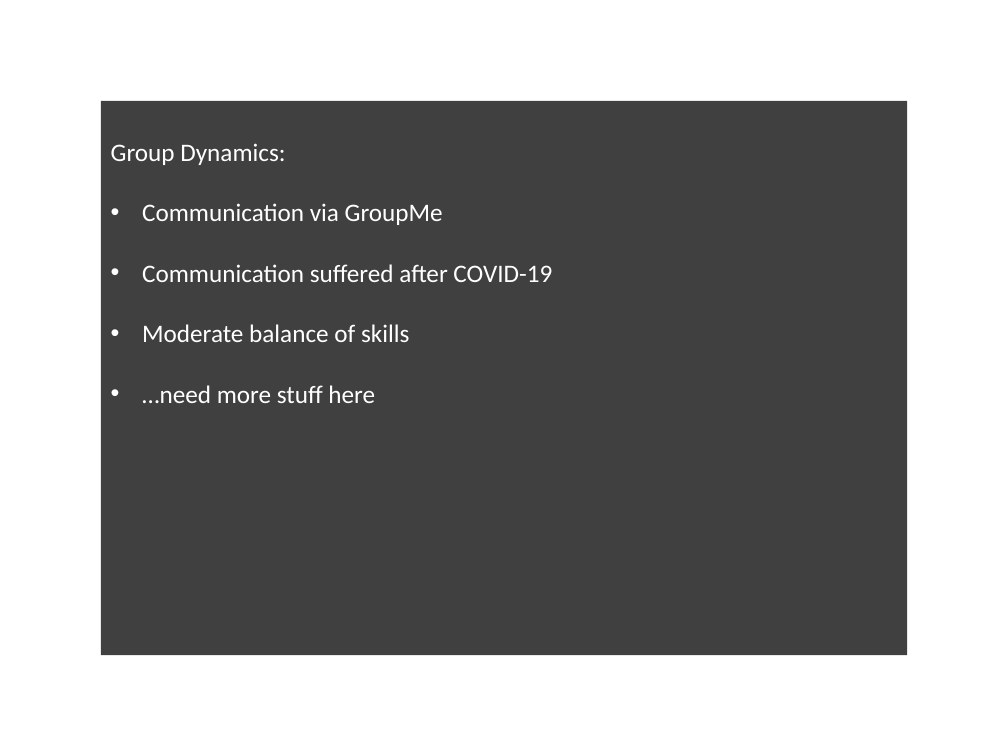
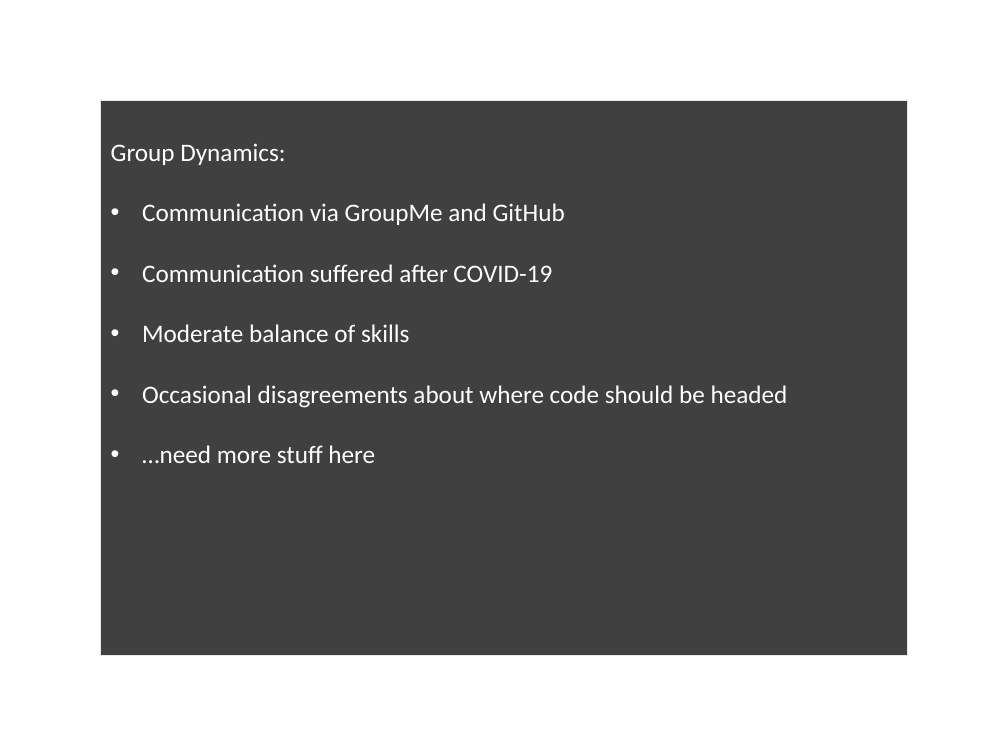
Before and after one commit to Randude14/FundamentalsPokerGame, a slide deck: slide 4 of Documentation/Group 002-5 Summary.pptx. Drawn at 1008x756 pixels with LibreOffice and Linux fonts; fonts in the diff are those of the drawing; background and template pictures are left out. Boxes give left, top, right and bottom in pixels: in the first picture for what was removed or moved away, otherwise in the second. Text is boxed around its words. In the diff, an @@ line names an element or a change of style, - is before the commit and + after.

```diff
--- a/Documentation/Group 002-5 Summary.pptx
+++ b/Documentation/Group 002-5 Summary.pptx
@@ text in rectangle at <box>142,203,565,225</box>: text changed @@
-• Communication via GroupMe
+• Communication via GroupMe and GitHub
@@ text in rectangle at <box>142,385,788,408</box>: paragraph added @@
+• Occasional disagreements about where code should be headed
```
Also in this commit, not shown: 1 slide added.
